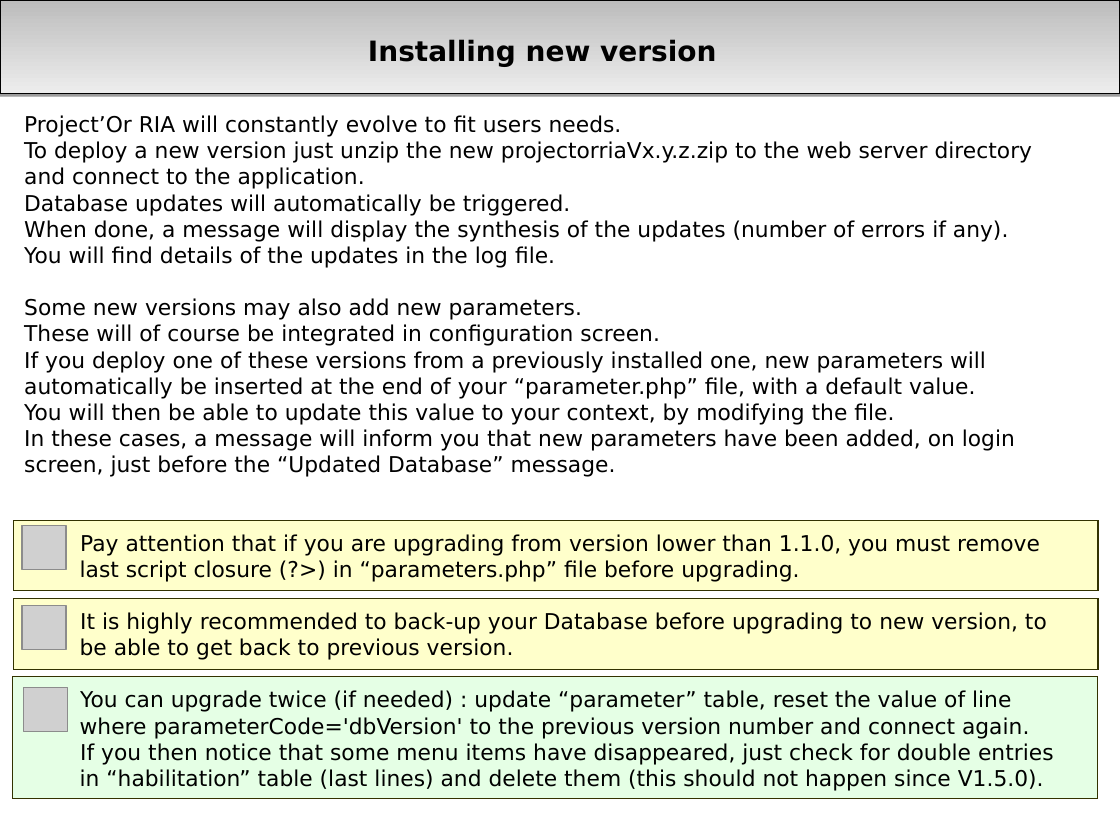
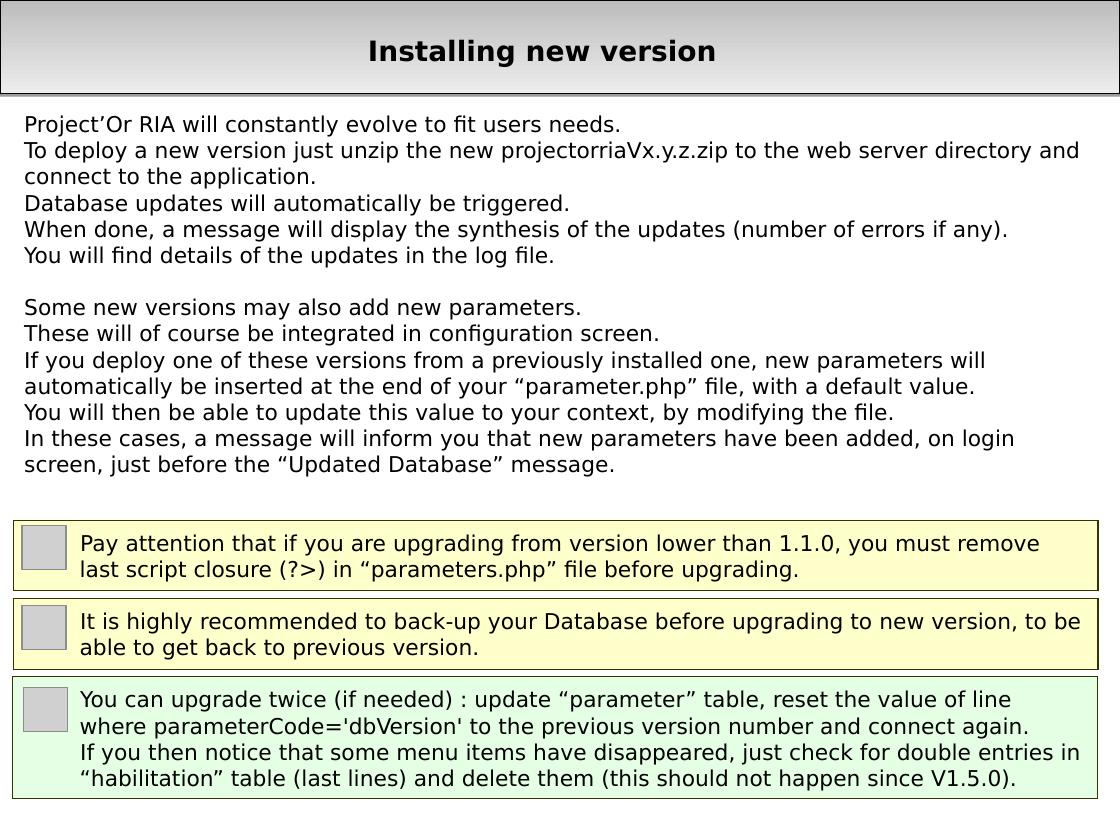
Before and after one commit to Blackclaws/projeqtor, a slide deck: slide 14 of projector/manual/Project'Or RIA.ppt. Drawn at 1120x840 pixels with LibreOffice and Linux fonts; fonts in the diff are those of the drawing; grey boxes stand for pictures; background and template pictures are left out. Boxes give left, top, right and bottom in pixels: in the first picture for what was removed or moved away, otherwise in the second. Text is boxed around its words. In the diff, an @@ line names an element or a change of style, - is before the commit and + after.

```diff
--- a/projector/manual/Project'Or RIA.ppt
+++ b/projector/manual/Project'Or RIA.ppt
@@ text "Project’Or RIA will constantly evolve ..." rewrapped from bbox=[24, 115, 1054, 791] to bbox=[24, 115, 1081, 791] @@
```
Also in this commit, not shown: 3 other slides changed, 33 other files.
